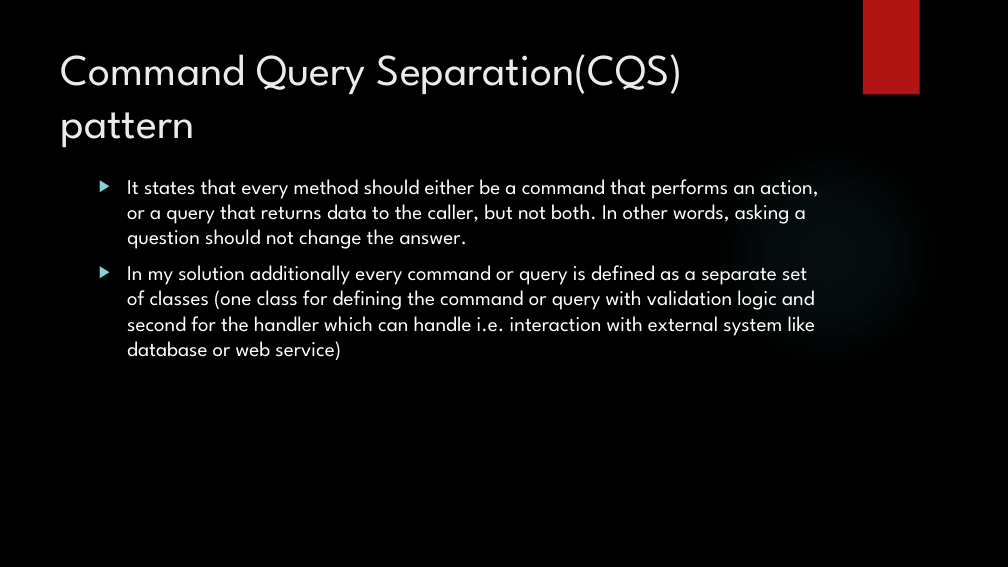
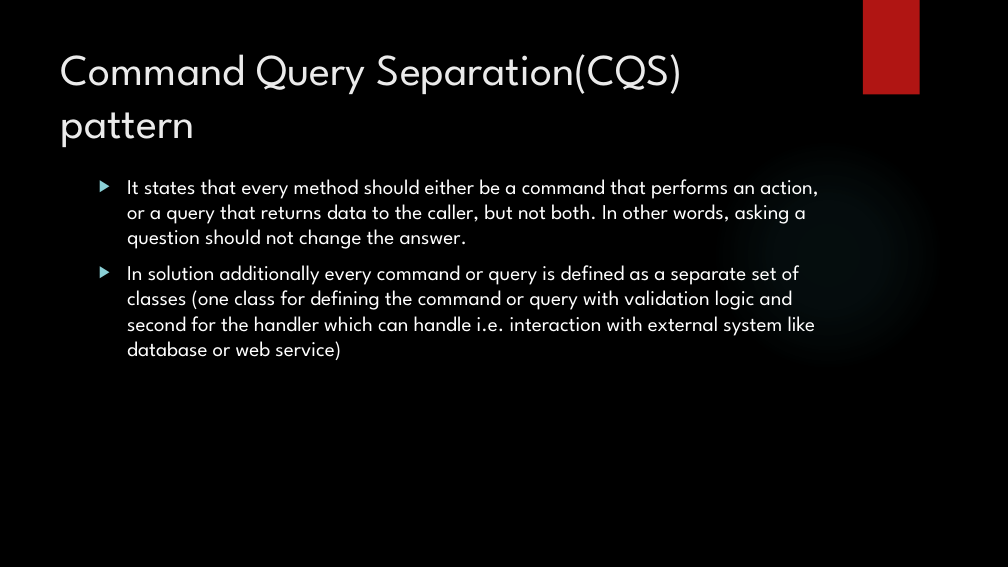
Before and after one commit to tomekjanicki/fpdemo, a slide deck: slide 3 of Presentation.pptx. Drawn at 1008x567 pixels with LibreOffice and Linux fonts; fonts in the diff are those of the drawing; background and template pictures are left out. Boxes give left, top, right and bottom in pixels: in the first picture for what was removed or moved away, otherwise in the second. Text is boxed around its words. In the diff, an @@ line names an element or a change of style, - is before the commit and + after.

```diff
--- a/Presentation.pptx
+++ b/Presentation.pptx
@@ text at (x1=127, y1=265, x2=816, y2=360): text changed @@
-▶ In my solution additionally every command or query is defined as a separate set of classes (one class for defining the command or query with validation logic and second for the handler which can handle i.e. interaction with external system like database or web service)
+▶ In solution additionally every command or query is defined as a separate set of classes (one class for defining the command or query with validation logic and second for the handler which can handle i.e. interaction with external system like database or web service)
```
Also in this commit, not shown: 9 other slides changed, 1 slide added, 1 slide removed.
